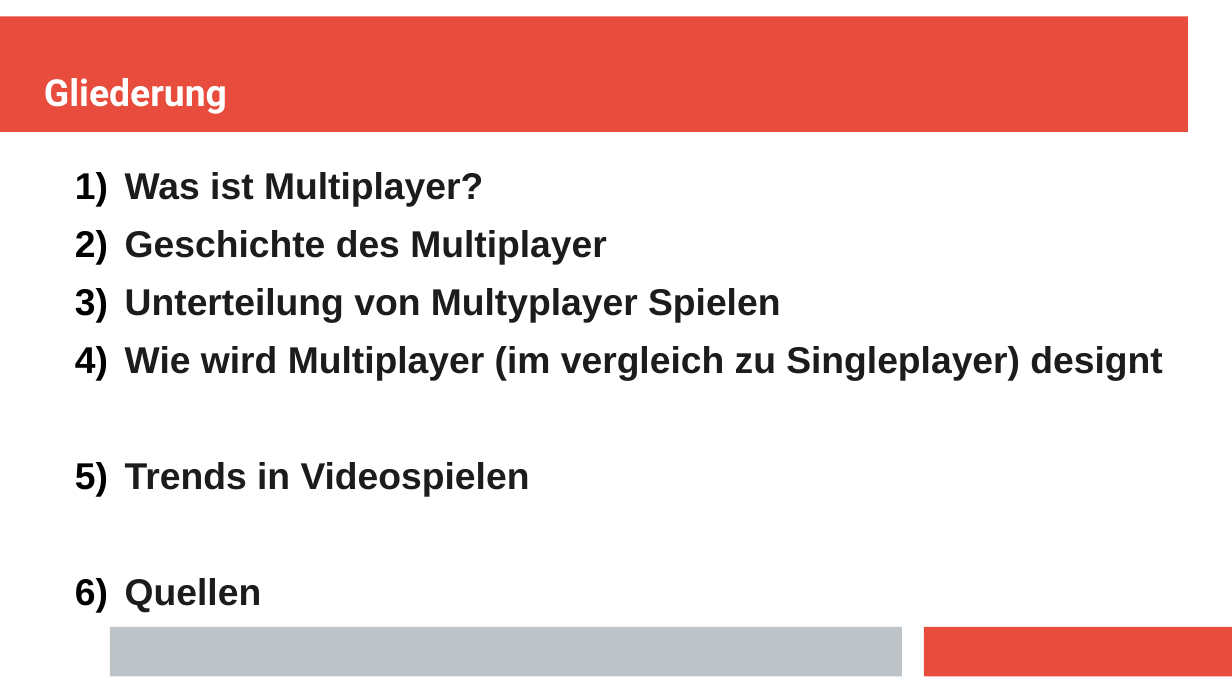
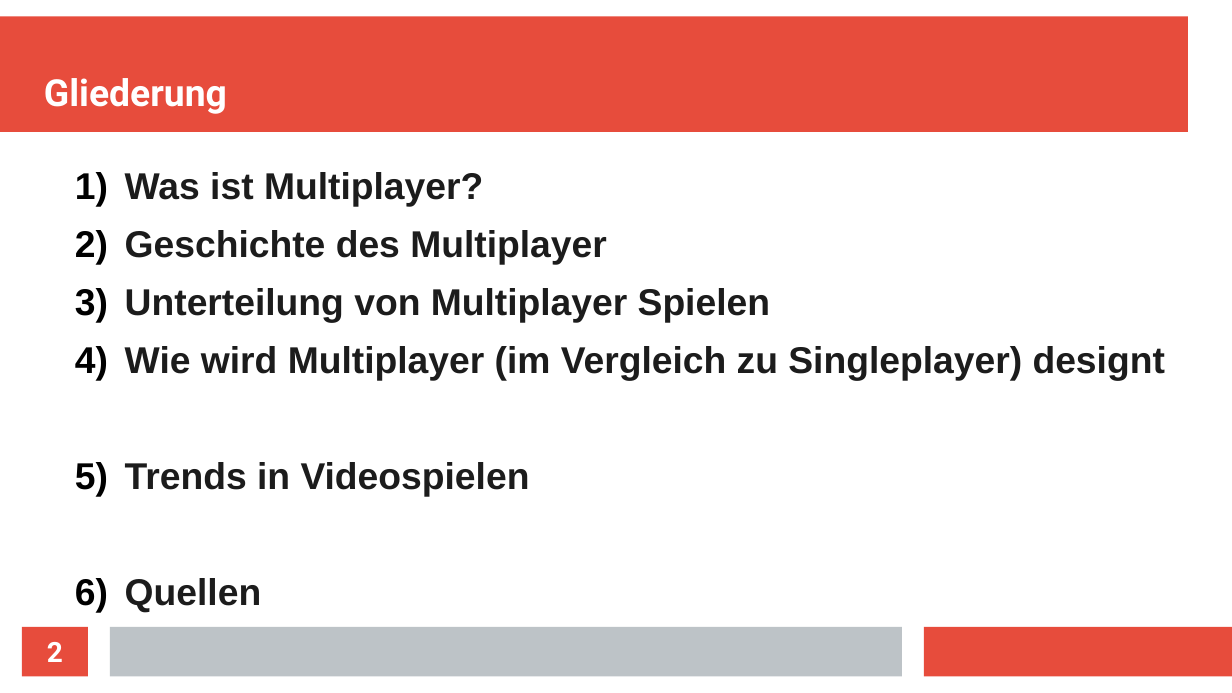
Before and after one commit to Aureumignis/UniStuff, a slide deck: slide 2 of WISE2020/HTiESD/HTiEDS_Praesentation.odp. Drawn at 1232x693 pixels with LibreOffice and Linux fonts; fonts in the diff are those of the drawing. Boxes give left, top, right and bottom in pixels: in the first picture for what was removed or moved away, otherwise in the second. Text is boxed around its words. In the diff, an @@ line names an element or a change of style, - is before the commit and + after.

```diff
--- a/WISE2020/HTiESD/HTiEDS_Praesentation.odp
+++ b/WISE2020/HTiESD/HTiEDS_Praesentation.odp
@@ text at [125,288,1165,381]: text changed @@
-3) Unterteilung von Multyplayer Spielen
-4) Wie wird Multiplayer (im vergleich zu Singleplayer) designt
+3) Unterteilung von Multiplayer Spielen
+4) Wie wird Multiplayer (im Vergleich zu Singleplayer) designt
@@ page number added at [22,627,88,676], fill #E74C3C, 18 pt, text #FFFFFF, bold @@
+2
```
Also in this commit, not shown: 14 other slides changed, 2 slides added, 3 slides removed.
